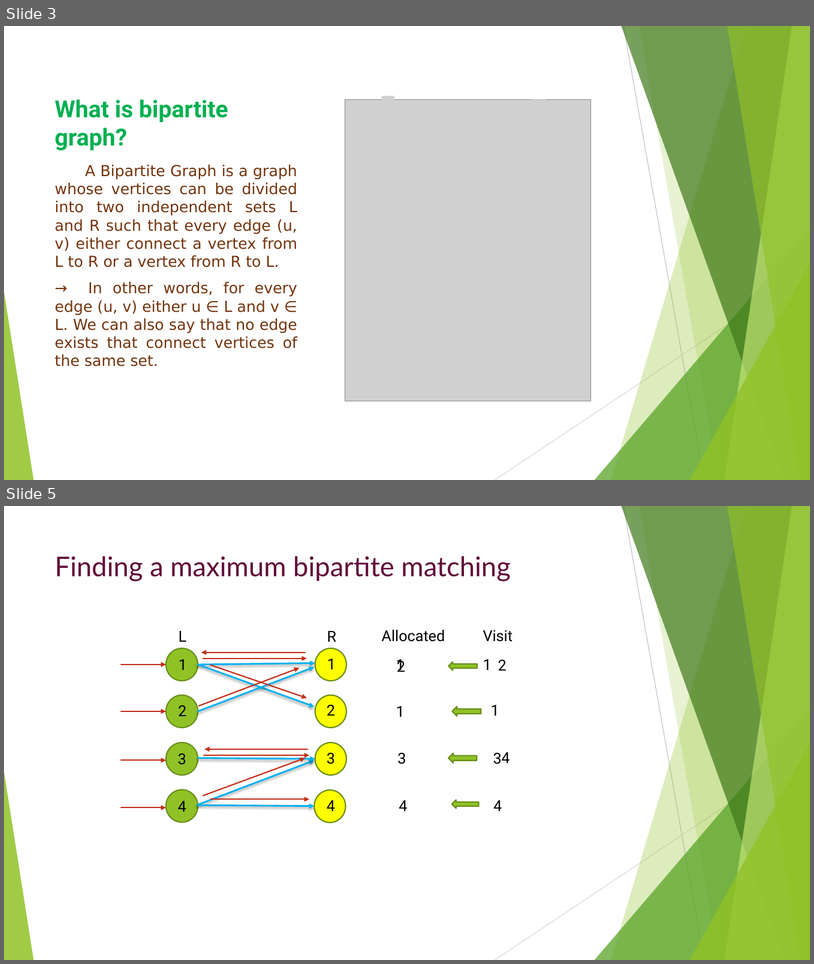
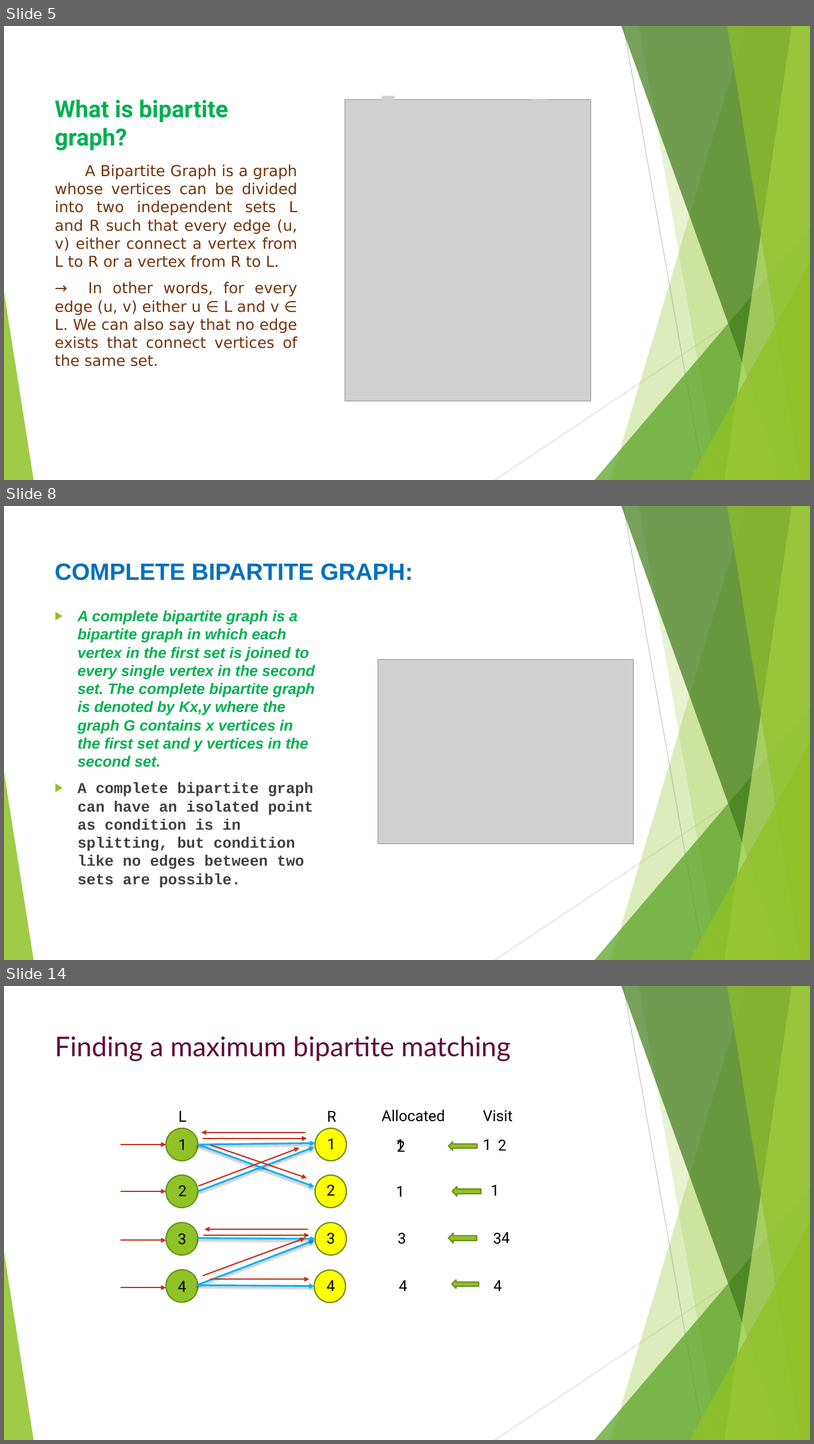
Before and after one commit to dhruv2803/DAA-Seminar, a slide deck: seminar.pptx. Shown one above the other, each under a label of ours: slides 3 and 5 before the commit, slides 5, 8 and 14 after it; the slides between them are not shown. The pictures are 814x964 and 814x1444 pixels, drawn with LibreOffice and Linux fonts; fonts in the diff are those of the drawing; grey boxes stand for pictures. Boxes give left, top, right and bottom in pixels: in the first picture for what was removed or moved away, otherwise in the second. Text is boxed around its words. In the diff, an @@ line names an element or a change of style, - is before the commit and + after.

```diff
--- a/seminar.pptx
+++ b/seminar.pptx
@@ slide 8 added at <box>4,506,810,960</box>, background #FFFFFF; not listed: 10 template elements that a slide beside it also shows @@
@@ title added at <box>55,563,413,580</box>, 28 pt, text #0070C0, bold @@
+COMPLETE BIPARTITE GRAPH:
@@ text added at <box>78,610,315,888</box>, 18 pt, text #00B050, bold, italic @@
+▶ A complete bipartite graph is a bipartite graph in which each vertex in the first set is joined to every single vertex in the second set. The complete bipartite graph is denoted by Kx,y where the graph G contains x vertices in the first set and y vertices in the second set.
+▶ A complete bipartite graph can have an isolated point as condition is in splitting, but condition like no edges between two sets are possible.
@@ picture added at <box>378,659,634,844</box> @@
@@ what was slide 3 is now slide 5 @@
@@ what was slide 5 is now slide 14 @@
```
Also in this commit, not shown: 1 slide changed, 16 other slides added, 1 other file.
